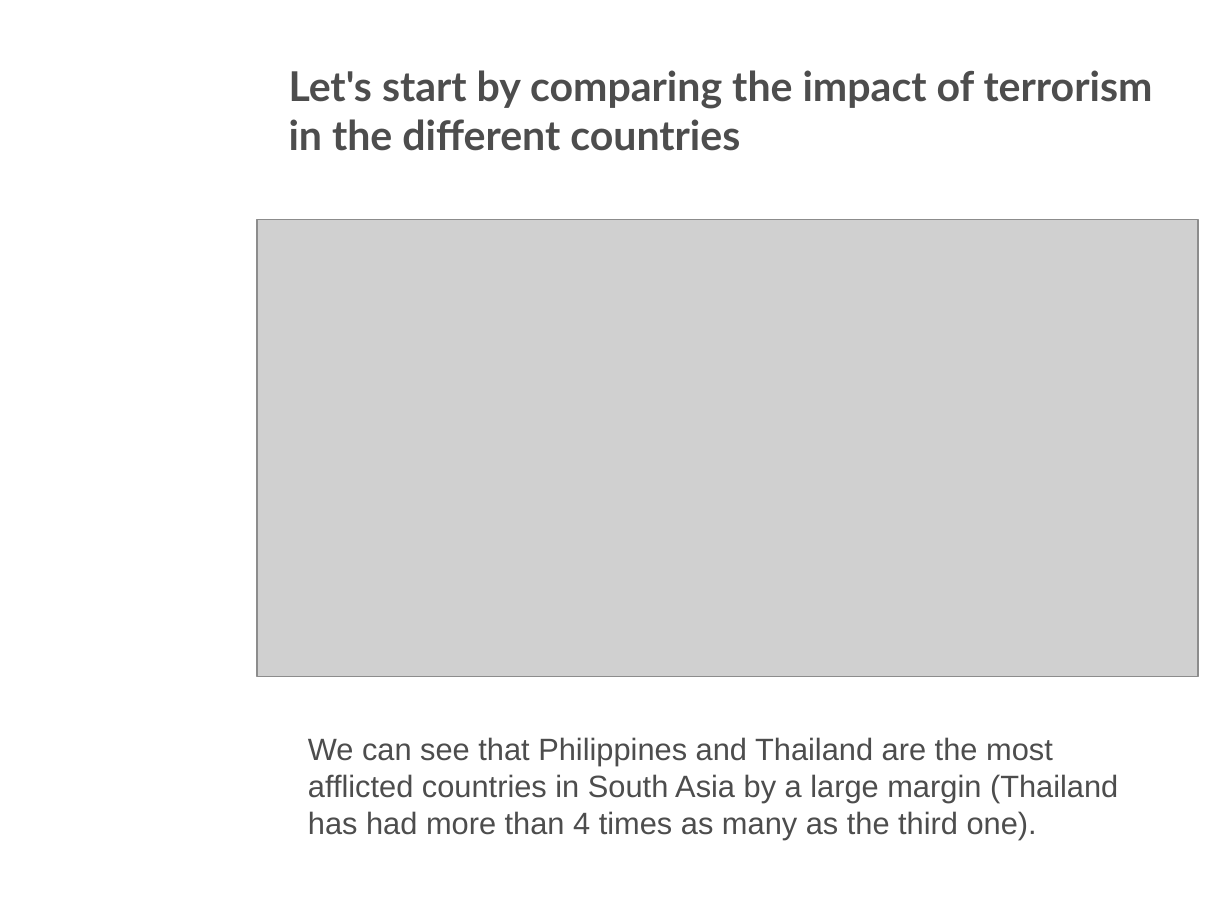
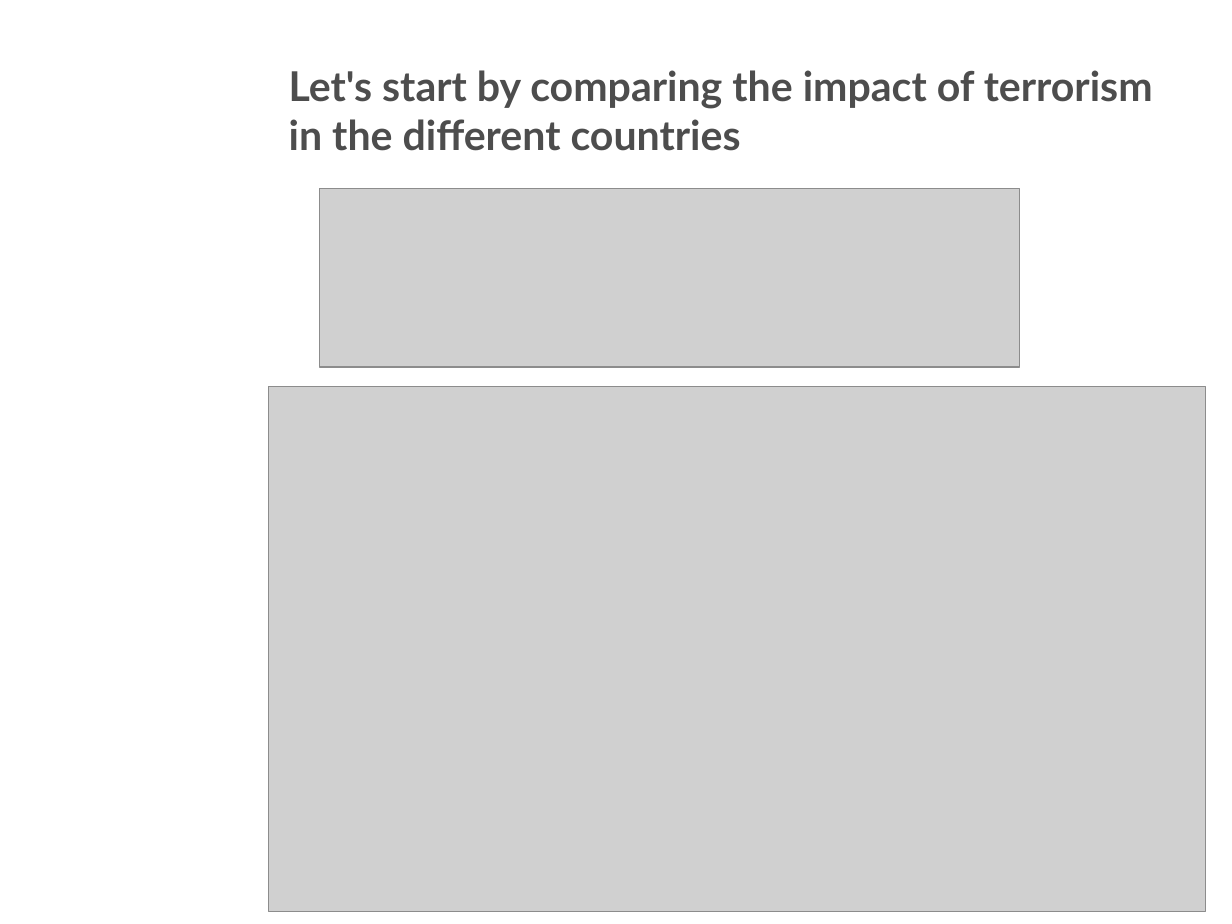
Before and after one commit to ImAFK/NTUST-Big-Terrorism, a slide deck: slide 5 of BigDataSlides.pptx (slide 3 before the commit). Drawn at 1232x924 pixels with LibreOffice and Linux fonts; fonts in the diff are those of the drawing; grey boxes stand for pictures; background and template pictures are left out. Boxes give left, top, right and bottom in pixels: in the first picture for what was removed or moved away, otherwise in the second. Text is boxed around its words. In the diff, an @@ line names an element or a change of style, - is before the commit and + after.

```diff
--- a/BigDataSlides.pptx
+++ b/BigDataSlides.pptx
@@ picture added at box(319, 188, 1020, 367) @@
@@ picture removed at box(257, 219, 1199, 676) @@
@@ picture added at box(269, 387, 1205, 912) @@
@@ text removed at box(308, 737, 1118, 840) @@
-We can see that Philippines and Thailand are the most afflicted countries in South Asia by a large margin (Thailand has had more than 4 times as many as the third one).
```
Also in this commit, not shown: 2 other slides changed, 10 slides added.
